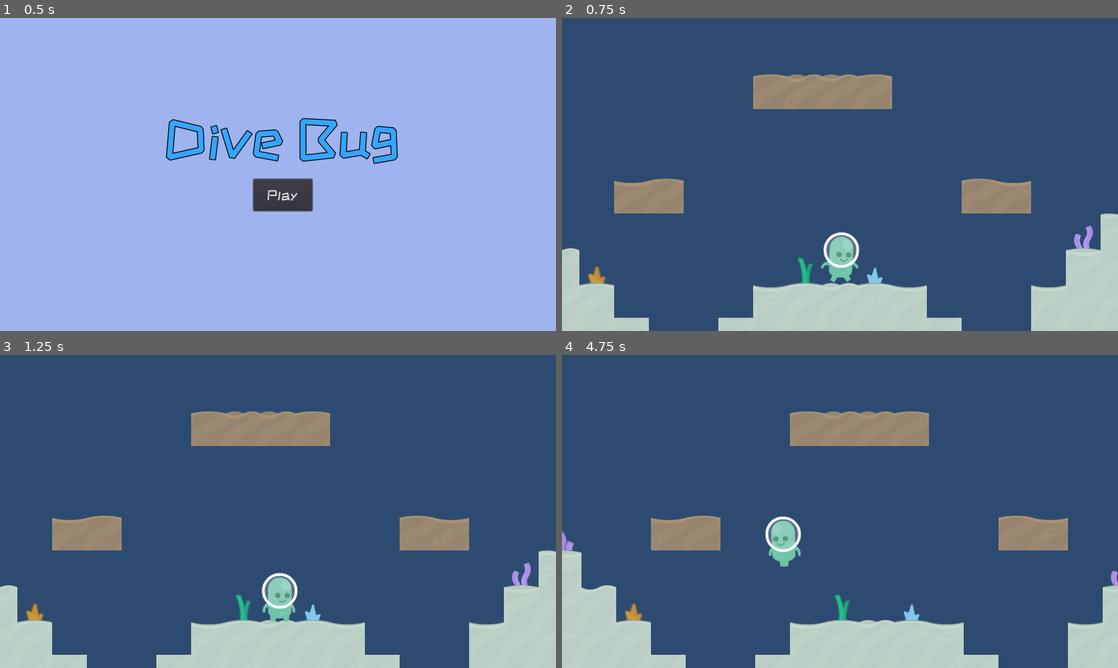
Above: before the commit, frames 1-4 (two rows, left to right).
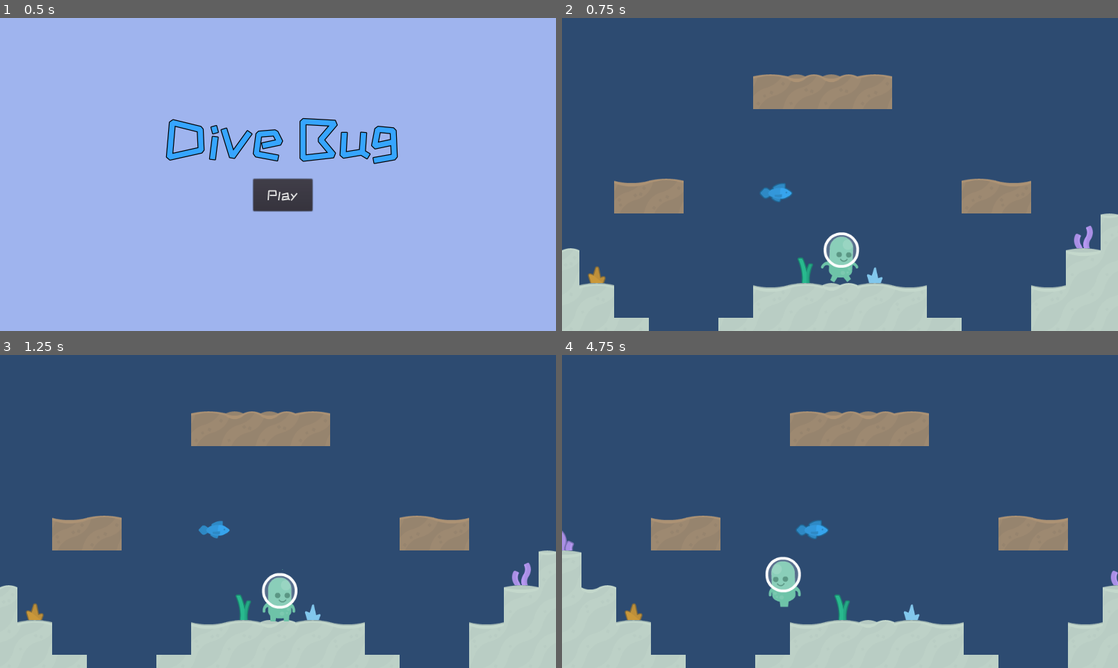
Above: after the commit, the same moments.

Repository: cpvanlue/dive-bug
Game: Godot game, scene res://MainMenu/MainMenu.tscn
Same seed, same stepped clock (60 frames per second), same inputs: the game is played once before the commit and once after it.
Inputs:
- Up to frame 1 (0.5 s): no input
- Up to frame 2 (0.75 s): click "Play" at 0.5 s
- Up to frame 3 (1.25 s): no input
- Up to frame 4 (4.75 s): tap Enter (shoot) at 1.25, 2.1 s; hold D (right) 1.28-2.78 s; tap Space (swim) at 1.35, 2.3, 3.05, 3.6, 4.35 s; hold Shift (sprint) 2.78-3.53 s; hold A (left) from 2.78 s (still down)

Frame 1 is identical in both runs. In frame 2, 0.2% of the frame differs, in the area x 35-42%, y 52-59%; in frame 3, 0.2%; in frame 4, 1.7%, in the area x 36-48%, y 51-81%.

Commit message:
Create initial primary Enemy scene

Diff:
--- /dev/null
+++ b/Enemy/Enemy.gd
@@ -0,0 +1,6 @@
+extends KinematicBody2D
+
+
+export var speed := 100
+
+var health := 1
--- /dev/null
+++ b/Enemy/Enemy.tscn
@@ -0,0 +1,53 @@
+[gd_scene load_steps=9 format=2]
+
+[ext_resource path="res://Common/fishTilesheet.png" type="Texture" id=1]
+[ext_resource path="res://Enemy/Enemy.gd" type="Script" id=2]
+
+[sub_resource type="CapsuleShape2D" id=1]
+radius = 14.1492
+height = 21.7802
+
+[sub_resource type="AtlasTexture" id=2]
+flags = 4
+atlas = ExtResource( 1 )
+region = Rect2( 256, 320, 64, 64 )
+
+[sub_resource type="AtlasTexture" id=3]
+flags = 4
+atlas = ExtResource( 1 )
+region = Rect2( 320, 320, 64, 64 )
+
+[sub_resource type="AtlasTexture" id=4]
+flags = 4
+atlas = ExtResource( 1 )
+region = Rect2( 256, 256, 64, 64 )
+
+[sub_resource type="AtlasTexture" id=5]
+flags = 4
+atlas = ExtResource( 1 )
+region = Rect2( 320, 256, 64, 64 )
+
+[sub_resource type="SpriteFrames" id=6]
+animations = [ {
+"frames": [ SubResource( 2 ), SubResource( 3 ) ],
+"loop": true,
+"name": "death",
+"speed": 10.0
+}, {
+"frames": [ SubResource( 4 ), SubResource( 5 ) ],
+"loop": true,
+"name": "swim",
+"speed": 10.0
+} ]
+
+[node name="Enemy" type="KinematicBody2D"]
+script = ExtResource( 2 )
+
+[node name="EnemyBody" type="CollisionShape2D" parent="."]
+rotation = 1.5708
+shape = SubResource( 1 )
+
+[node name="AnimatedSprite" type="AnimatedSprite" parent="."]
+frames = SubResource( 6 )
+animation = "swim"
+playing = true
--- a/Level/Level.tscn
+++ b/Level/Level.tscn
@@ -1,9 +1,10 @@
-[gd_scene load_steps=50 format=2]
-
-[ext_resource path="res://Level/fishTilesheet.png" type="Texture" id=1]
+[gd_scene load_steps=51 format=2]
+
+[ext_resource path="res://Common/fishTilesheet.png" type="Texture" id=1]
 [ext_resource path="res://Player/Player.tscn" type="PackedScene" id=2]
 [ext_resource path="res://Level/Level.gd" type="Script" id=3]
 [ext_resource path="res://Common/ZCOOLKuaiLe-Regular.ttf" type="DynamicFontData" id=4]
+[ext_resource path="res://Enemy/Enemy.tscn" type="PackedScene" id=5]
 
 [sub_resource type="ConvexPolygonShape2D" id=1]
 points = PoolVector2Array( 0, 0, 64, 0, 64, 64, 0, 64 )
@@ -1519,6 +1520,9 @@
 "_edit_use_anchors_": false
 }
 
+[node name="Enemy" parent="." instance=ExtResource( 5 )]
+position = Vector2( 426, 345 )
+
 [connection signal="body_entered" from="KillZone" to="." method="_on_KillZone_body_entered"]
 [connection signal="body_entered" from="LEnemyKillZone" to="." method="_on_KillZone_body_entered"]
 [connection signal="body_entered" from="REnemyKillZone" to="." method="_on_KillZone_body_entered"]
--- a/Player/Player.gd
+++ b/Player/Player.gd
@@ -7,6 +7,7 @@
 
 var health
 var lethal := true
+var immunity := false
 var velocity := Vector2(0, 0)
 
 
@@ -20,10 +21,21 @@
 	_check_abilities(delta)
 	if is_on_ceiling():
 		velocity.y = 50
-	var _ignored = move_and_slide(velocity, Vector2(0, -1))
+	var _velocity = move_and_slide(velocity, Vector2(0, -1))
+	for i in get_slide_count():
+		if get_slide_collision(i).collider.name == "Enemy" and !immunity:
+			print("I have collided with an enemy. Immune for 3 seconds.")
+			_immunityTimer()
 	if velocity.y > gravity:
 		velocity.y = gravity
 	velocity.x = lerp(velocity.x, 0, 0.25)
+
+
+func _immunityTimer() -> void:
+	immunity = true
+	$Animations/ImmunityTimer.start(3); yield($Animations/ImmunityTimer, "timeout")
+	immunity = false
+
 
 
 func _set_direction() -> void:
--- a/Player/Player.tscn
+++ b/Player/Player.tscn
@@ -124,4 +124,6 @@
 [node name="AnimationPlayer" type="AnimationPlayer" parent="Animations"]
 anims/death = SubResource( 11 )
 
+[node name="ImmunityTimer" type="Timer" parent="Animations"]
+
 [connection signal="animation_finished" from="Animations/AnimatedSprite" to="." method="_on_AnimatedSprite_animation_finished"]
Renamed: Level/fishTilesheet.png -> Common/fishTilesheet.png
